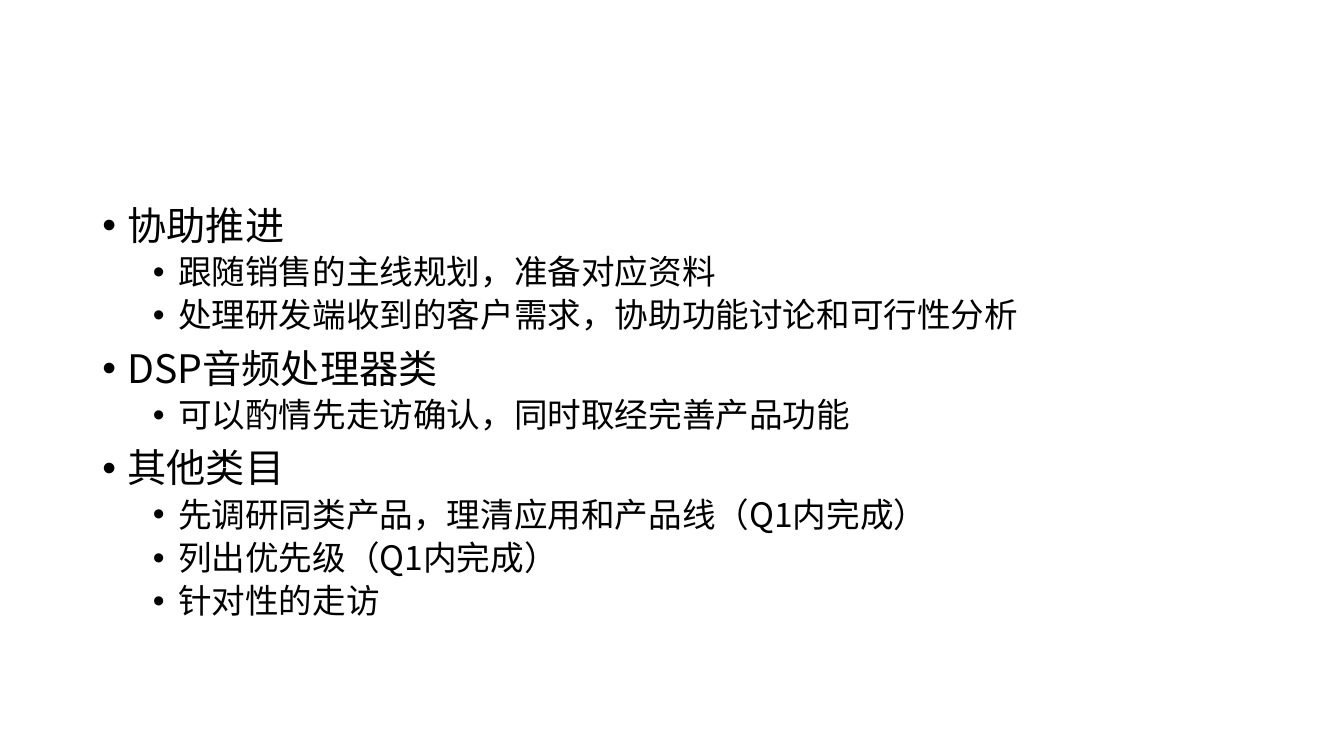
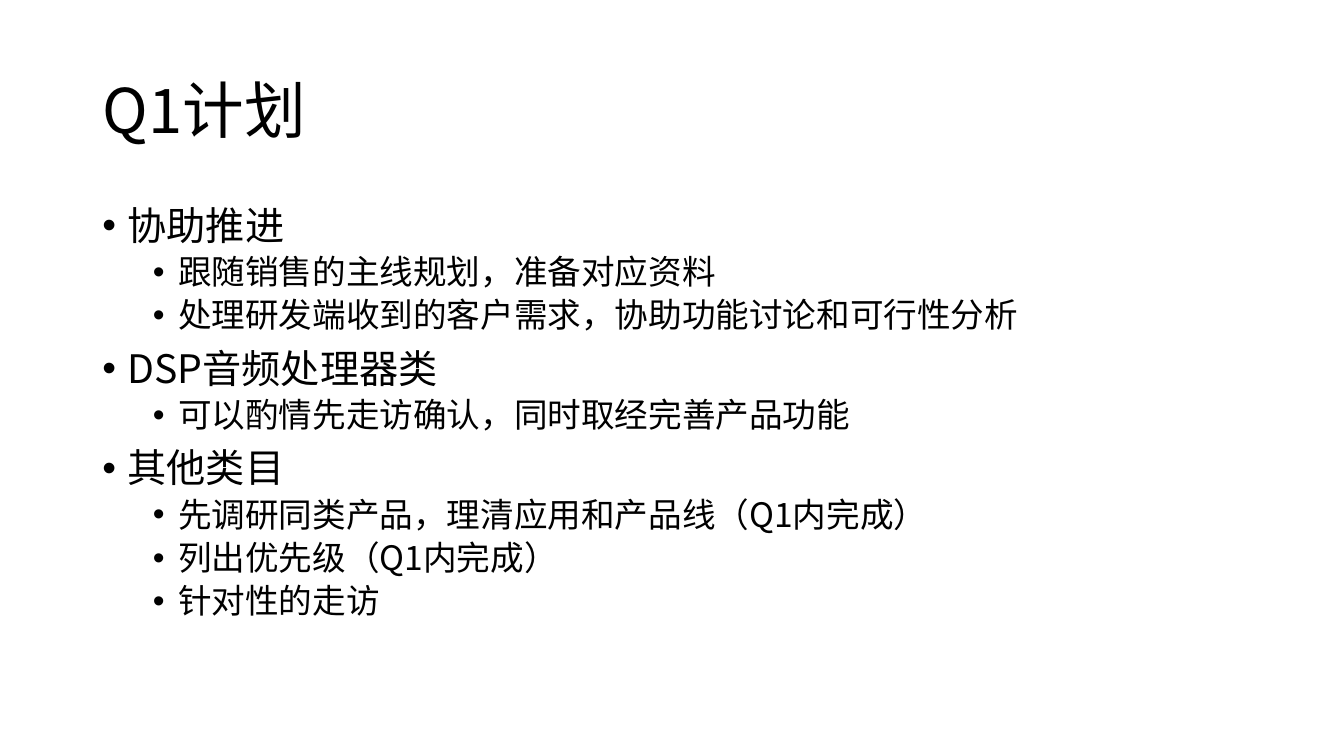
Before and after one commit to rosabai666/soundec, a slide deck: slide 5 of 2023/A0)RoutineWork/2023 工作内容和计划.pptx. Drawn at 1344x756 pixels with LibreOffice and Linux fonts; fonts in the diff are those of the drawing. Boxes give left, top, right and bottom in pixels: in the first picture for what was removed or moved away, otherwise in the second. Text is boxed around its words. In the diff, an @@ line names an element or a change of style, - is before the commit and + after.

```diff
--- a/2023/A0)RoutineWork/2023 工作内容和计划.pptx
+++ b/2023/A0)RoutineWork/2023 工作内容和计划.pptx
@@ title added at (102, 81, 305, 145), 44 pt, text #000000 @@
+Q1计划
```
Also in this commit, not shown: 2 other slides changed, 2 slides added, 4 slides removed.
